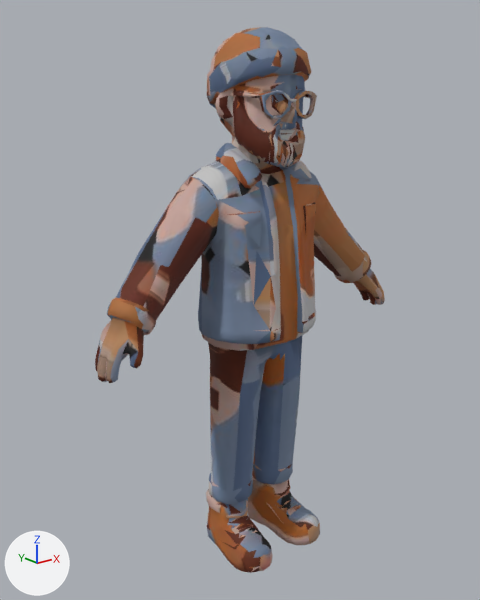
Renders of the glTF model public/models/people/beanie-character.glb from each side of a commit.
Camera for both pictures: a camera (50 mm lens) standing at (-1.064, -1.25, 1.219) and looking at (-0.035, 0.037, 0.704). Lighting does not change. The marker at lower left points along +X, +Y and +Z. The first picture is the older version. Where no turn or scale is listed for an object, it has been applied to the vertices. Vertices at exactly the same position are counted once.

The first picture shows 'char1.001'.
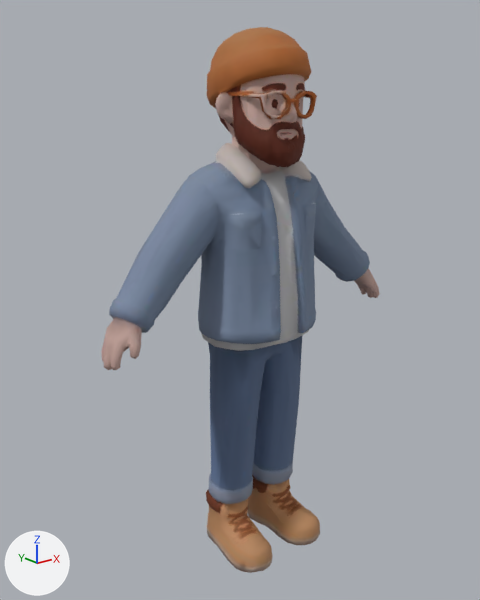
Where the change shows, as pixel boxes [x1, y1, x2, y2] in the pictures (480 x 600 px; the box of a moved part takes in the faces that stretch with it):
'char1.001', reshaped
    before: [95, 27, 385, 573]
    after: [101, 27, 379, 573]
part 1 of me_char1_003, moved or reshaped
    before: [220, 56, 385, 305]
    after: [220, 56, 379, 298]
part 2 of me_char1_003, moved or reshaped
    before: [95, 194, 216, 383]
    after: [101, 194, 216, 370]
part 3 of me_char1_003, moved or reshaped
    before: [208, 476, 304, 545]
    after: [207, 477, 304, 545]
part 4 of me_char1_003, moved or reshaped
    both: [271, 276, 280, 320]
part 5 of me_char1_003, surface changed
    both: [113, 27, 375, 573]

What changed in the scene script:
```text
Change me_char1_003:
    used by ob_char1_001; location = (0.0, 0.0, 0.0)
    remove me_char1_003.from_pydata(...)  # 2244 vertices, 4499 faces; spans x -0.467..0.466, y -0.142..0.143, z 0.0..1.36
    add me_char1_003.from_pydata(...)  # 2244 vertices, 4499 faces; spans x -0.449..0.45, y -0.142..0.143, z 0.0..1.36
    me_char1_003 part 1: 89 vertices moved from x 0.225..0.459, y -0.068..0.097, z 0.614..0.897 to x 0.226..0.444, y -0.053..0.097, z 0.636..0.896; 97 vertices removed from x -0.103..0.466, y -0.107..0.108, z 0.606..1.245; 102 vertices added at x -0.105..0.45, y -0.108..0.109, z 0.629..1.257
    me_char1_003 part 2: 59 vertices moved from x -0.438..-0.26, y -0.062..0.088, z 0.619..0.898 to x -0.43..-0.271, y -0.048..0.088, z 0.637..0.889; 118 vertices removed from x -0.467..-0.235, y -0.07..0.097, z 0.605..0.825; 104 vertices added at x -0.449..-0.227, y -0.054..0.096, z 0.629..0.825
    me_char1_003 part 3: 7 vertices removed from x -0.131..0.056, y -0.112..0.098, z 0.002..0.203; 14 vertices added at x -0.134..0.065, y -0.117..0.102, z 0.002..0.203
    me_char1_003 part 4: 1 vertex removed from x -0.05, y -0.12, z 0.723; 2 vertices added at x -0.051..-0.047, y -0.121..-0.119, z 0.723
    me_char1_003 part 5: 3658 kept faces spanning x -0.424..0.443, y -0.142..0.143, z 0.0..1.36 get new texture (UV) coordinates
    other edits to the shape of me_char1_003 do not show in these pictures
```
